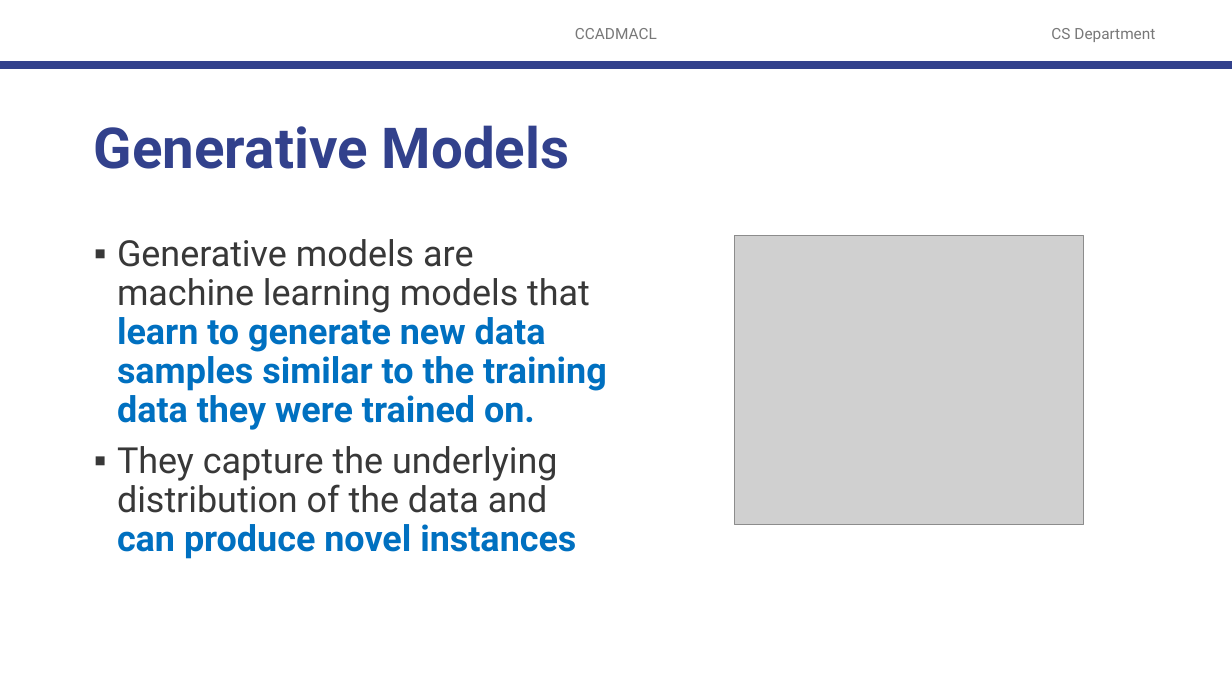
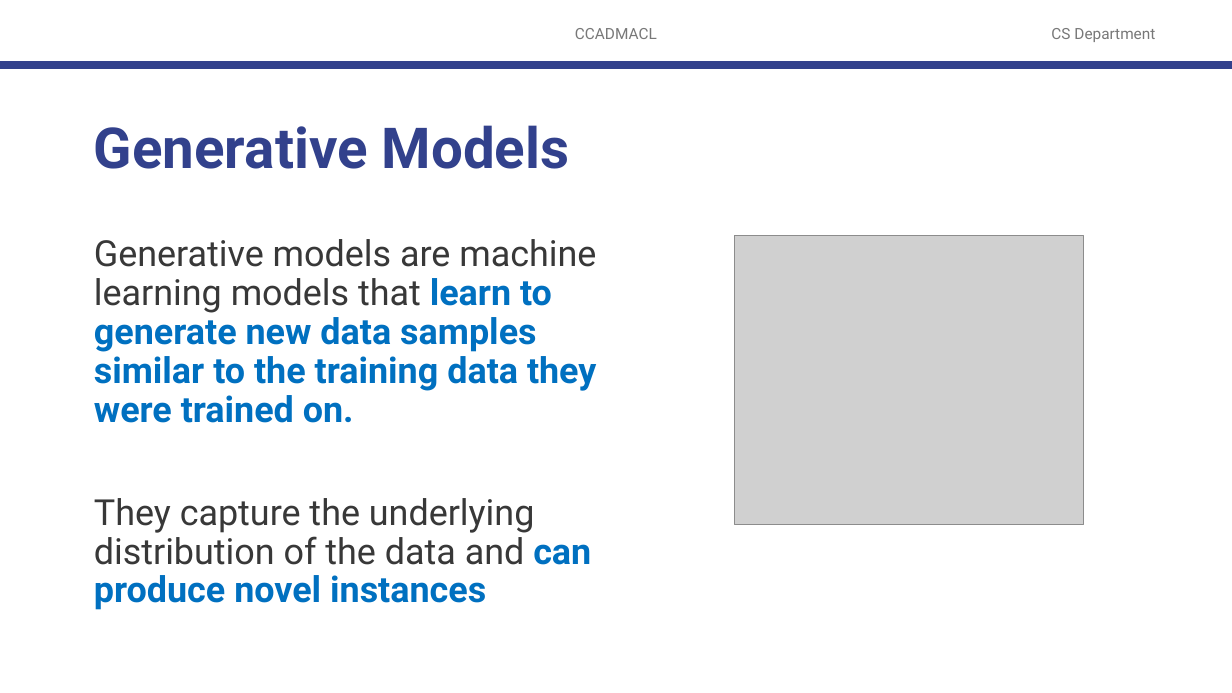
Before and after one commit to robitussin/CCADMACL, a slide deck: slide 3 of 1 - Generative vs Discriminative Models/Generative vs Discriminatve Models.pptx (slide 4 before the commit). Drawn at 1232x693 pixels with LibreOffice and Linux fonts; fonts in the diff are those of the drawing; grey boxes stand for pictures; background and template pictures are left out. Boxes give left, top, right and bottom in pixels: in the first picture for what was removed or moved away, otherwise in the second. Text is boxed around its words. In the diff, an @@ line names an element or a change of style, - is before the commit and + after.

```diff
--- a/1 - Generative vs Discriminative Models/Generative vs Discriminatve Models.pptx
+++ b/1 - Generative vs Discriminative Models/Generative vs Discriminatve Models.pptx
@@ text "Generative models are machine learning ..." at bbox=[94, 239, 596, 610]: bullet ▪ to none @@
```
Also in this commit, not shown: 9 other slides changed, 6 slides added, 3 slides removed.
